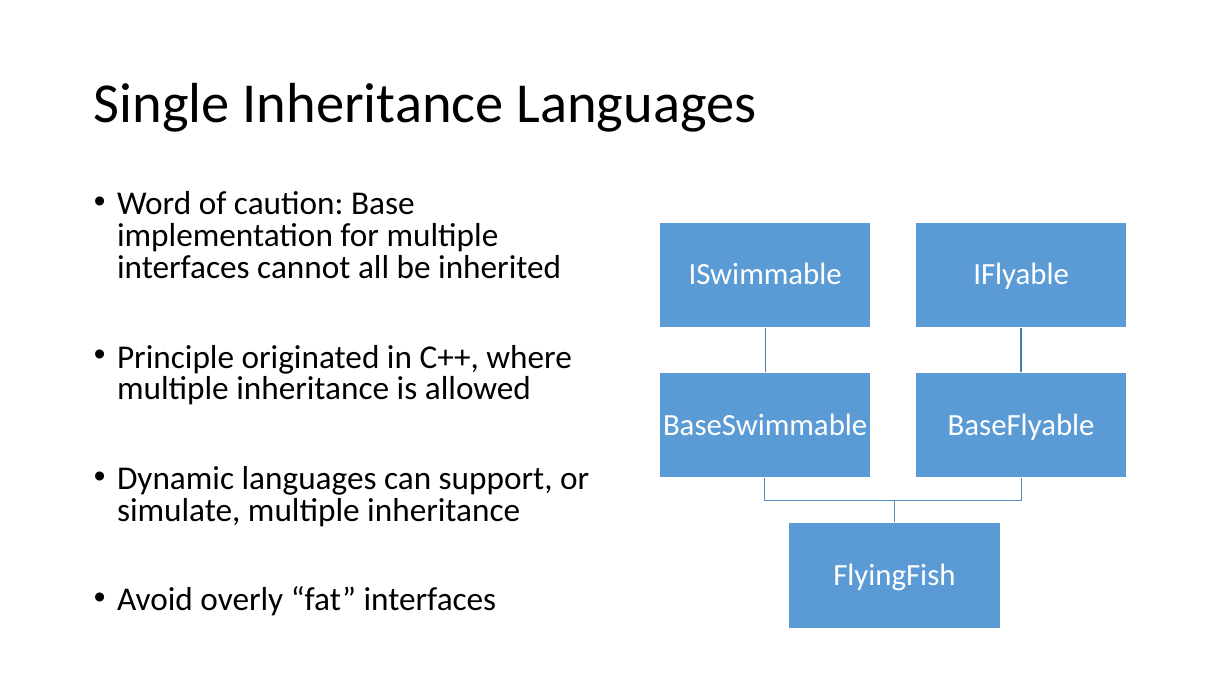
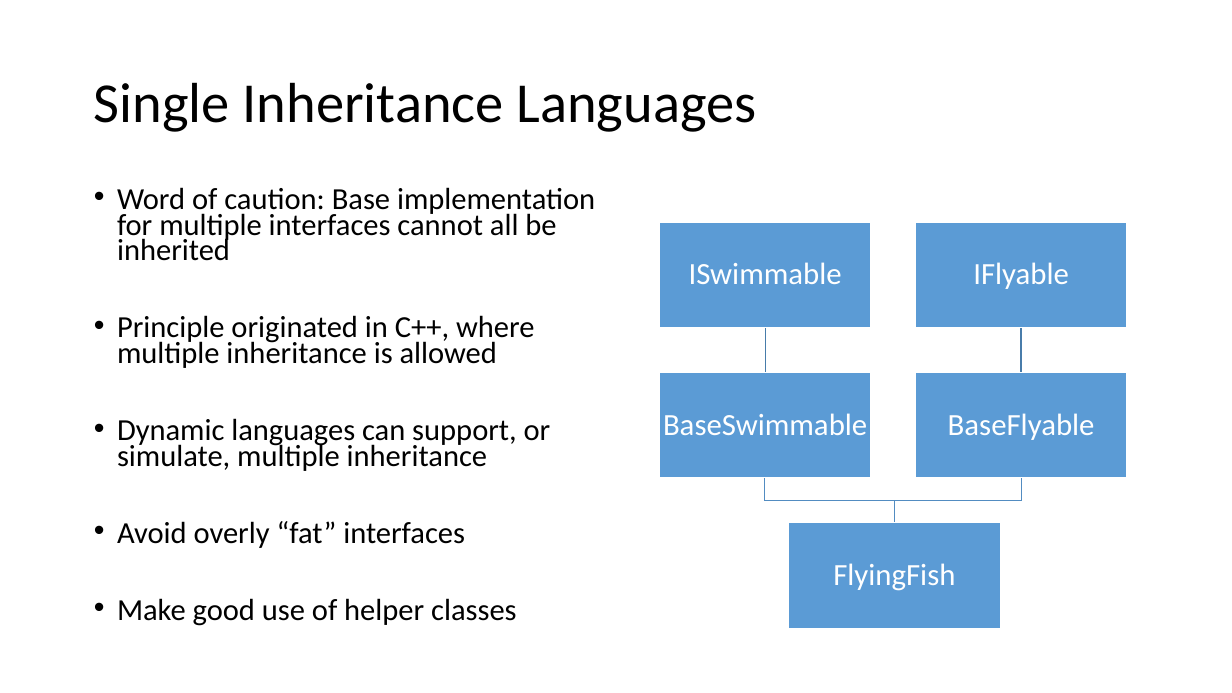
Before and after one commit to PhilipJordan/SOLID, a slide deck: slide 10 of Presentations/LI Redux.pptx (slide 9 before the commit). Drawn at 1232x693 pixels with LibreOffice and Linux fonts; fonts in the diff are those of the drawing; background and template pictures are left out. Boxes give left, top, right and bottom in pixels: in the first picture for what was removed or moved away, otherwise in the second. Text is boxed around its words. In the diff, an @@ line names an element or a change of style, - is before the commit and + after.

```diff
--- a/Presentations/LI Redux.pptx
+++ b/Presentations/LI Redux.pptx
@@ text at box(117, 187, 595, 548): size 25.9 to 23.8 pt in "Word of caution: Base implementation for multiple ...", "Principle originated in C++, where multiple inheritance ...", "Dynamic languages can support, or simulate, multiple ...", "Avoid overly “fat” interfaces"; line spacing 0.8 to 0.7 @@
@@ text at box(117, 598, 517, 626): paragraph added @@
+• Make good use of helper classes
```
Also in this commit, not shown: 4 other slides changed, 1 slide added.
